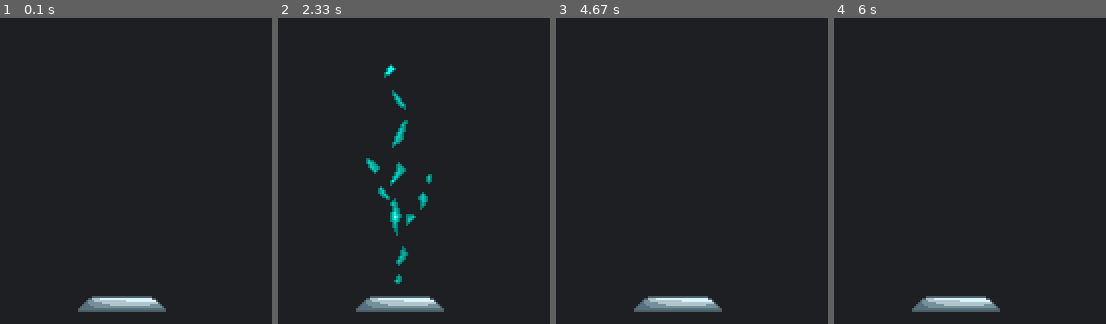
Above: before the commit, frames 1-4 (left to right).
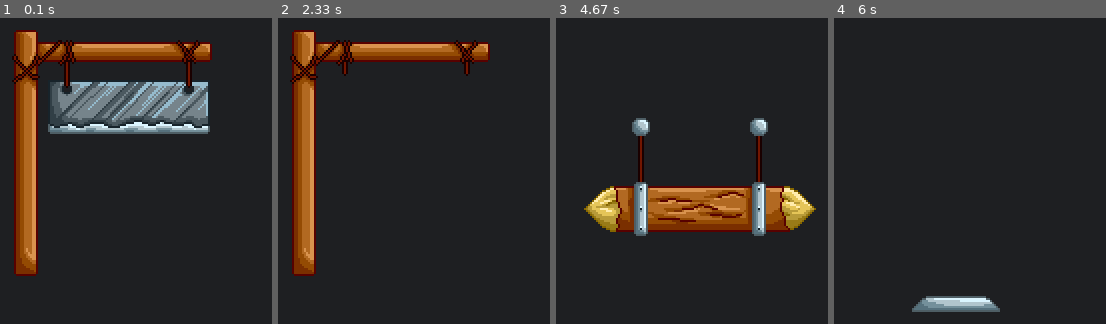
Above: after the commit, the same moments.

Repository: danon/craftpix3
Game: pygame game, started from hex/__main__.py
Two runs of this game, one before a commit and one after it. Both use one fixed random seed, a clock stepped at 60 frames per second and the inputs below.
Inputs (mouse positions are in pixels of both pictures, inside the frame that each line leads up to):
- Up to frame 1 (0.1 s): no input
- Up to frame 2 (2.33 s): hold Right 0.33-0.8 s; hold Right 0.83-1.3 s; hold Left 1.33-1.87 s; click (outside the picture) at 1.97 s; hold Left from 2.23 s (still down)
- Up to frame 3 (4.67 s): release Left at 2.63 s; hold Right 2.67-3.3 s; hold Left 3.33-3.8 s; hold Right 3.83-4.3 s; hold Right from 4.33 s (still down)
- Up to frame 4 (6 s): release Right at 4.8 s; hold Left 4.83-5.37 s; hold Left 5.4-5.8 s; hold Right from 5.83 s (still down)

The runs differ from the first frame. In frame 1, 22% of the frame differs, in the area x 4-78%, y 3-97%; in frame 2, 15%; in frame 3, 15%; in frame 4, nothing differs.

Commit message:
Preview obstacles with arrow keys as selector, and mouse click as initiator

Diff:
--- a/hex/core/Application.py
+++ b/hex/core/Application.py
@@ -12,11 +12,11 @@
             Obstacle(self.__loader.sprite('obstacle/asid_drop')),
             Obstacle(self.__loader.sprite('obstacle/axe')),
             Obstacle(self.__loader.sprite('obstacle/bomb')),
+            Obstacle(self.__loader.sprite('obstacle/chest')),
             Obstacle(self.__loader.sprite('obstacle/fire_skull')),
             Obstacle(self.__loader.sprite('obstacle/ghost_bottle')),
             Obstacle(self.__loader.sprite('obstacle/guillotine')),
             Obstacle(self.__loader.sprite('obstacle/lightning')),
-            Obstacle(self.__loader.sprite('obstacle/mimik')),
             Obstacle(self.__loader.sprite('obstacle/ram')),
             Obstacle(self.__loader.sprite('obstacle/stone1')),
             Obstacle(self.__loader.sprite('obstacle/stone2')),
@@ -25,18 +25,27 @@
             Obstacle(self.__loader.sprite('obstacle/trap')),
             Obstacle(self.__loader.sprite('obstacle/web')),
         ]
-        self.__obstacle = self.__obstacles[6]
+        self.__obstacle_index = 6
 
     def tick(self):
         for element in self.__obstacles:
             element.tick()
         self.__window.fill_background(Color(30, 31, 34))
         self.__window.draw_frame(
-            self.__loader.abs_path(self.__obstacle.frame())
+            self.__loader.abs_path(self.__current_obstacle().frame())
         )
         self.__window.render_finish()
         self.__ticks += 1
 
+    def __current_obstacle(self) -> Obstacle:
+        return self.__obstacles[self.__obstacle_index]
+
     def click(self):
         for element in self.__obstacles:
             element.initiate()
+
+    def left(self):
+        self.__obstacle_index -= 1
+
+    def right(self):
+        self.__obstacle_index = (self.__obstacle_index + 1) % len(self.__obstacles)
--- a/hex/core/GameLoop.py
+++ b/hex/core/GameLoop.py
@@ -20,3 +20,7 @@
                 self.__is_running = False
             if event == WindowEvent.Click:
                 self.__game.click()
+            if event == WindowEvent.Left:
+                self.__game.left()
+            if event == WindowEvent.Right:
+                self.__game.right()
--- a/hex/core/port.py
+++ b/hex/core/port.py
@@ -12,9 +12,19 @@
     def click(self):
         pass
 
+    @abstractmethod
+    def right(self):
+        pass
+
+    @abstractmethod
+    def left(self):
+        pass
+
 class WindowEvent(Enum):
     Close = 1
     Click = 2
+    Right = 3
+    Left = 4
 
 class ForReadingUserInput(ABC):
     @abstractmethod
--- a/hex/infra/PygameController.py
+++ b/hex/infra/PygameController.py
@@ -14,4 +14,9 @@
                 events.append(WindowEvent.Click)
             if event.type == pygame.QUIT:
                 events.append(WindowEvent.Close)
+            if event.type == pygame.KEYDOWN:
+                if event.key == pygame.K_RIGHT:
+                    events.append(WindowEvent.Right)
+                if event.key == pygame.K_LEFT:
+                    events.append(WindowEvent.Left)
         return events
--- a/hex/infra/PygameEngine.py
+++ b/hex/infra/PygameEngine.py
@@ -29,6 +29,12 @@
     def click(self):
         pygame.event.post(pygame.event.Event(pygame.MOUSEBUTTONDOWN))
 
+    def right(self):
+        pygame.event.post(pygame.event.Event(pygame.KEYDOWN, {'key': pygame.K_RIGHT}))
+
+    def left(self):
+        pygame.event.post(pygame.event.Event(pygame.KEYDOWN, {'key': pygame.K_LEFT}))
+
     def close(self):
         pygame.event.post(pygame.event.Event(pygame.QUIT))
 
--- a/test/core/test_GameLoop.py
+++ b/test/core/test_GameLoop.py
@@ -19,16 +19,27 @@
     assert game.ticks == 3
 
 def test_game_loop_directs_click_to_game():
-    game = ClickCountingGame()
+    game = EventStoringGame()
     GameLoop(WindowEvents([WindowEvent.Click]), game).tick()
-    assert game.clicks == 1
+    assert game.events == ['click']
 
-class ClickCountingGame(ForRunningGame):
+def test_game_loop_directs_arrows_to_game():
+    game = EventStoringGame()
+    GameLoop(WindowEvents([WindowEvent.Right, WindowEvent.Left]), game).tick()
+    assert game.events == ['right', 'left']
+
+class EventStoringGame(ForRunningGame):
     def __init__(self):
-        self.clicks = 0
+        self.events = []
+
+    def left(self):
+        self.events.append('left')
+
+    def right(self):
+        self.events.append('right')
 
     def click(self):
-        self.clicks += 1
+        self.events.append('click')
 
     def tick(self):
         pass
@@ -43,6 +54,12 @@
     def click(self):
         pass
 
+    def left(self):
+        pass
+
+    def right(self):
+        pass
+
 class FakeInput(ForReadingUserInput):
     def poll_events(self) -> list[WindowEvent]:
         return []
--- a/test/infra/test_PygameController.py
+++ b/test/infra/test_PygameController.py
@@ -18,3 +18,13 @@
     engine.close()
     [event] = controller.poll_events()
     assert event == WindowEvent.Close
+
+def test_polls_arrows(engine: PygameEngine):
+    controller = PygameController(engine)
+    engine.right()
+    engine.left()
+    events = controller.poll_events()
+    assert events == [
+        WindowEvent.Right,
+        WindowEvent.Left,
+    ]
Renamed: resource/obstacle/mimik/mimik1.png -> resource/obstacle/chest/mimik1.png
Renamed: resource/obstacle/mimik/mimik2.png -> resource/obstacle/chest/mimik2.png
Renamed: resource/obstacle/mimik/mimik3.png -> resource/obstacle/chest/mimik3.png
Renamed: resource/obstacle/mimik/mimik4.png -> resource/obstacle/chest/mimik4.png
Renamed: resource/obstacle/mimik/mimik5.png -> resource/obstacle/chest/mimik5.png
